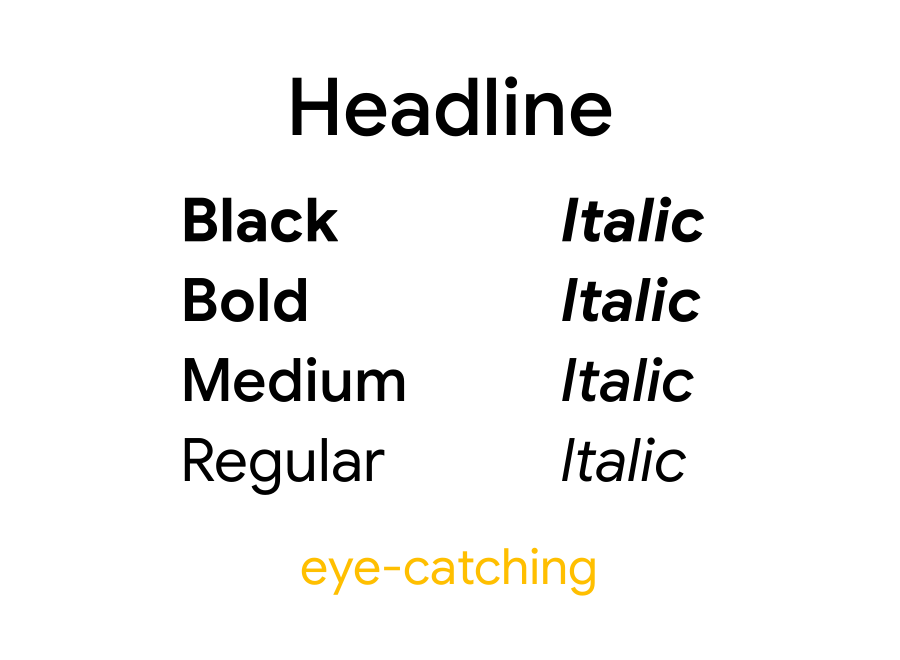
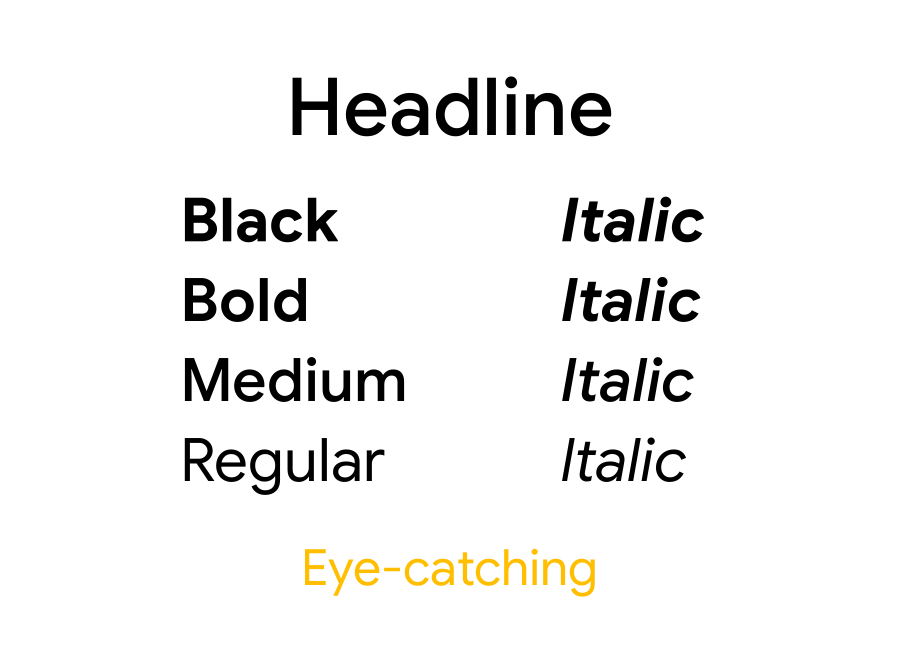
Layered file, before and after one edit (900x660). Changes by layer:
renamed "eye-catching" to "Eye-catching", painted on it over [301, 547, 595, 597]
